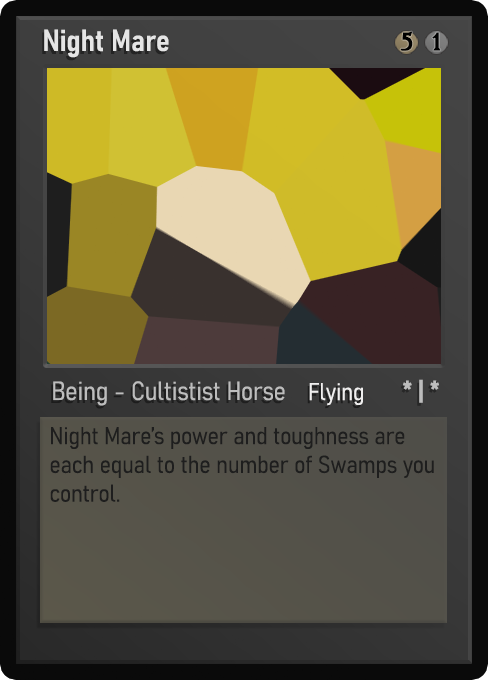
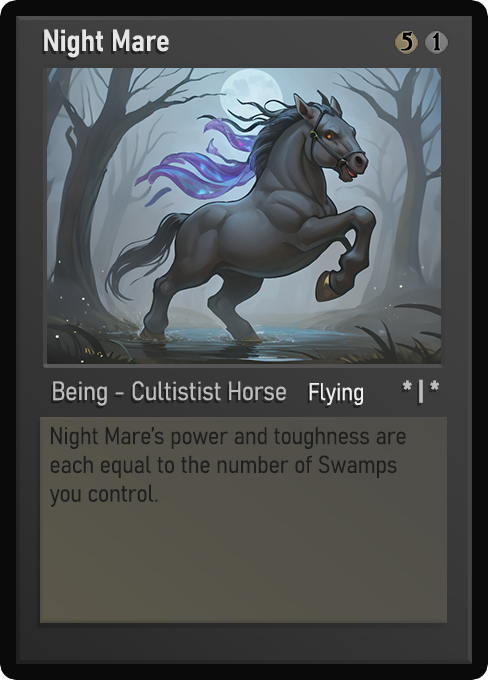
Two versions of the same layered image (488px x 680px). Layer-by-layer changes:
painted on "Name" over left=68, top=35, right=169, bottom=57
painted on "Class" over left=53, top=381, right=286, bottom=405
painted on "Ability" over left=328, top=387, right=363, bottom=406
painted on "Desc_norm" over left=50, top=427, right=434, bottom=507
painted on "Artwork" over left=47, top=68, right=441, bottom=364
